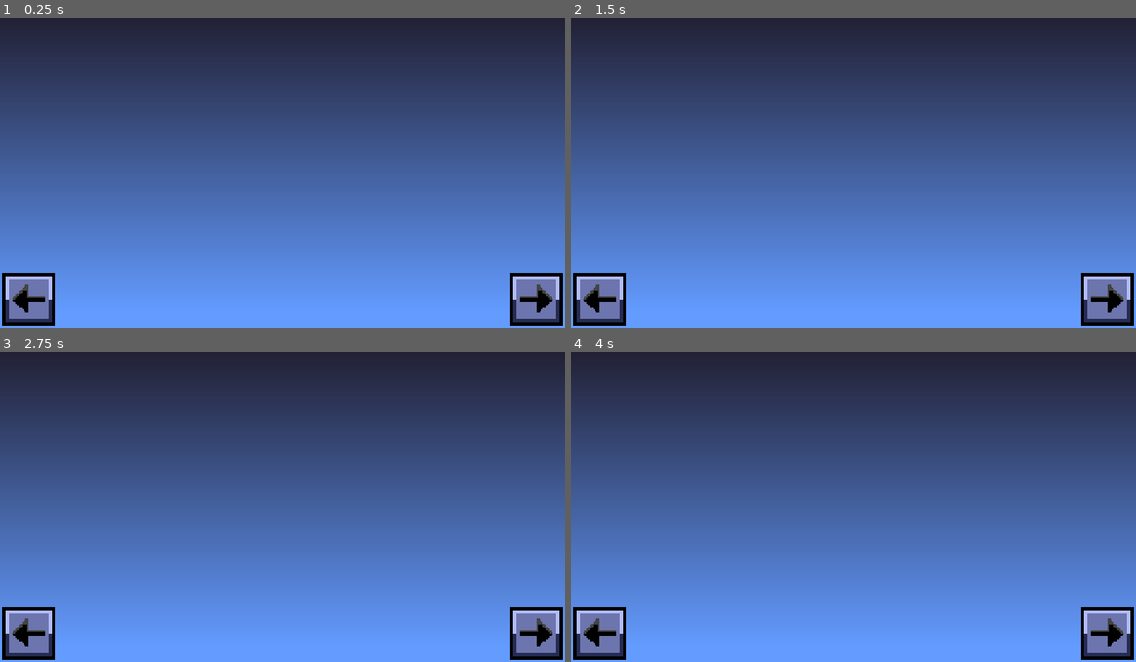
Above: before the commit, frames 1-4 (two rows, left to right).
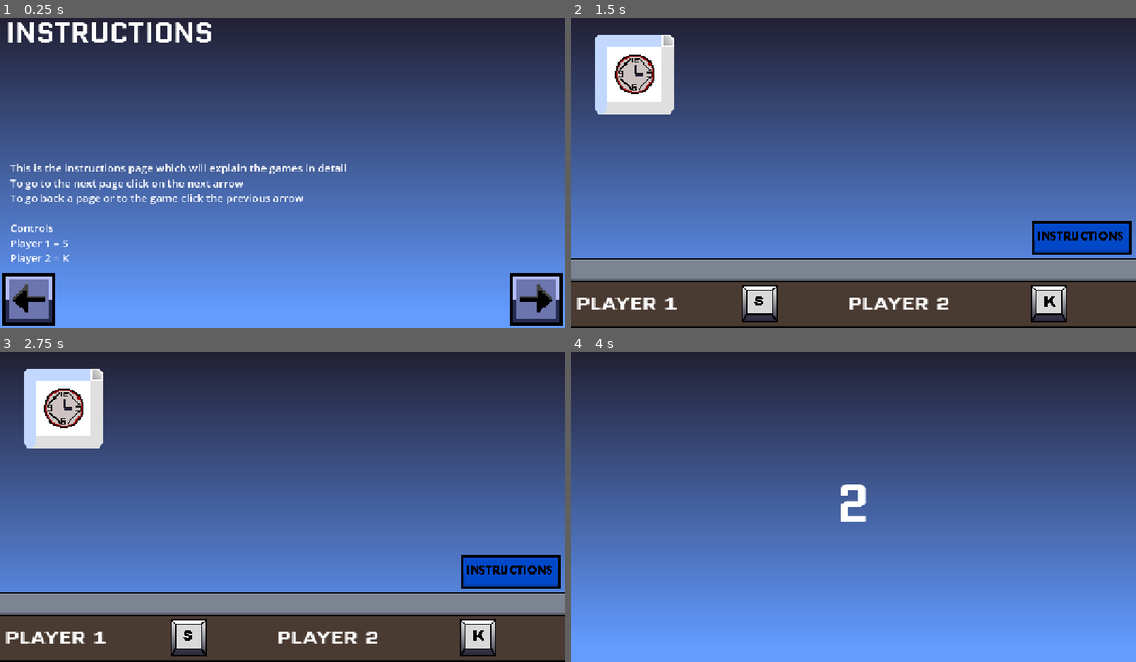
Above: after the commit, the same moments.

Repository: d3V-E/Split
Game: Godot game, scene res://scenes/instructions.tscn
The game is run twice, just before and just after one commit, with the same random seed, the same clock (stepped at 60 frames per second) and the same inputs. The project has no main scene, so this scene is started directly.
Inputs (mouse positions are in pixels of both pictures, inside the frame that each line leads up to):
- Up to frame 1 (0.25 s): no input
- Up to frame 2 (1.5 s): click (599, 300) at 0.5 s; click (1107, 300) at 1.27 s
- Up to frame 3 (2.75 s): click (536, 634) at 2.02 s
- Up to frame 4 (4 s): click (633, 407) at 2.77 s; tap Enter at 3.5 s; move the mouse to (977, 488) at 3.52 s; hold Right from 3.53 s (still down); hold S (Player 1) from 3.53 s (still down); click (977, 488) at 3.67 s; tap K (Player 2) at 3.8 s

The runs differ from the first frame. In frame 1, 3.1% of the frame differs, in the area x 1-62%, y 1-80%; in frame 2, 28%, in the area x 0-100%, y 5-100%; in frame 3, 28%; in frame 4, 3.5%.

Commit message:
Update 6

Diff:
--- a/scenes/instructions.tscn
+++ b/scenes/instructions.tscn
@@ -4,6 +4,10 @@
 [ext_resource type="Texture2D" uid="uid://ky8t730uvc8k" path="res://assets/Main Background.png" id="1_nisbi"]
 [ext_resource type="Texture2D" uid="uid://dnd7y070blsvx" path="res://assets/Next.png" id="2_njqp3"]
 [ext_resource type="Texture2D" uid="uid://bcyss1beb0n38" path="res://assets/Previous.png" id="4_r7su1"]
+[ext_resource type="FontFile" uid="uid://dhj36d4fxcvbv" path="res://assets/fonts/Quantico-Bold.ttf" id="5_r7su1"]
+[ext_resource type="Texture2D" uid="uid://xqnjdhuua8ck" path="res://assets/Time Holder.png" id="6_2n4j6"]
+[ext_resource type="Texture2D" uid="uid://baostvbv7foh6" path="res://assets/Line Holder.png" id="7_olnwl"]
+[ext_resource type="Texture2D" uid="uid://c4i3chyqpcfnn" path="res://assets/Quick Holder.png" id="8_i5xgr"]
 
 [node name="Instructions" type="Node2D" unique_id=1474851264]
 script = ExtResource("1_c00ax")
@@ -29,3 +33,46 @@
 offset_bottom = 715.0
 texture_normal = ExtResource("4_r7su1")
 stretch_mode = 0
+
+[node name="Info" type="RichTextLabel" parent="Canvas" unique_id=1181825701]
+anchors_preset = 4
+anchor_top = 0.5
+anchor_bottom = 0.5
+offset_left = 23.0
+offset_top = -20.0
+offset_right = 1258.0
+offset_bottom = 223.0
+grow_vertical = 2
+theme_override_font_sizes/normal_font_size = 24
+text = "This is the instructions page which will explain the games in detail
+To go to the next page click on the next arrow
+To go back a page or to the game click the previous arrow"
+
+[node name="Header" type="RichTextLabel" parent="Canvas" unique_id=506669053]
+offset_left = 14.0
+offset_top = 2.0
+offset_right = 1249.0
+offset_bottom = 145.0
+theme_override_fonts/normal_font = ExtResource("5_r7su1")
+theme_override_font_sizes/normal_font_size = 64
+text = "INSTRUCTIONS"
+
+[node name="TimeHolder" type="Sprite2D" parent="Canvas" unique_id=1081875537]
+position = Vector2(144, 210)
+scale = Vector2(2.734375, 2.734375)
+texture = ExtResource("6_2n4j6")
+
+[node name="NeedleHolder" type="Sprite2D" parent="Canvas" unique_id=1199208628]
+position = Vector2(144, 210)
+scale = Vector2(2.734375, 2.734375)
+texture = ExtResource("7_olnwl")
+
+[node name="QuickHolder" type="Sprite2D" parent="Canvas" unique_id=1311104372]
+position = Vector2(144, 210)
+scale = Vector2(2.734375, 2.734375)
+texture = ExtResource("8_i5xgr")
+
+[connection signal="button_down" from="Canvas/Next" to="." method="_on_next_button_down"]
+[connection signal="button_up" from="Canvas/Next" to="." method="_on_next_button_up"]
+[connection signal="button_down" from="Canvas/Previous" to="." method="_on_previous_button_down"]
+[connection signal="button_up" from="Canvas/Previous" to="." method="_on_previous_button_up"]
--- a/scenes/main_game.tscn
+++ b/scenes/main_game.tscn
@@ -6,7 +6,7 @@
 [ext_resource type="FontFile" uid="uid://dhj36d4fxcvbv" path="res://assets/fonts/Quantico-Bold.ttf" id="3_ipu61"]
 [ext_resource type="Texture2D" uid="uid://cimyqu4u3cutw" path="res://assets/S Key.png" id="4_ygxny"]
 [ext_resource type="Texture2D" uid="uid://bmdq2gr8hbaaj" path="res://assets/K Key.png" id="5_wi4c7"]
-[ext_resource type="Texture2D" uid="uid://deuiaywymgebl" path="res://assets/Place Holder.png" id="6_ygxny"]
+[ext_resource type="Texture2D" uid="uid://xqnjdhuua8ck" path="res://assets/Time Holder.png" id="7_70vka"]
 [ext_resource type="Texture2D" uid="uid://b4ysntwnmocwh" path="res://assets/2.png" id="8_70vka"]
 
 [sub_resource type="Animation" id="Animation_70vka"]
@@ -131,7 +131,7 @@
 offset_top = 54.0
 offset_right = 234.0
 offset_bottom = 234.0
-texture_normal = ExtResource("6_ygxny")
+texture_normal = ExtResource("7_70vka")
 stretch_mode = 0
 
 [node name="Instructions" type="TextureButton" parent="Main Game Canvas" unique_id=521959474]
--- a/scripts/instructions.gd
+++ b/scripts/instructions.gd
@@ -1,11 +1,118 @@
 extends Node2D
 
 
-# Called when the node enters the scene tree for the first time.
-func _ready() -> void:
-	pass # Replace with function body.
+@onready var next: TextureButton = $Canvas/Next
+@onready var back:TextureButton = $Canvas/Previous
+@onready var time = $Canvas/TimeHolder
+@onready var needle = $Canvas/NeedleHolder
+@onready var quick = $Canvas/QuickHolder
 
 
-# Called every frame. 'delta' is the elapsed time since the previous frame.
-func _process(delta: float) -> void:
-	pass
+
+var page = 1
+
+func _ready():
+	next.pivot_offset = next.size / 2
+	back.pivot_offset = back.size / 2
+	s1()
+
+
+
+
+
+
+
+func _on_next_button_down():
+	var tween = get_tree().create_tween()
+	tween.tween_property(next , "scale" , Vector2(.9 ,.9), .1)
+
+
+
+
+func _on_next_button_up():
+	var tween = get_tree().create_tween()
+	tween.tween_property(next , "scale" , Vector2(1, 1), .1)
+	page += 1
+	if page == 2:
+		s2()
+	elif page == 3:
+		s3()
+	elif page == 4:
+		s4()
+
+
+
+
+
+func _on_previous_button_down():
+	var tween = get_tree().create_tween()
+	tween.tween_property(back , "scale", Vector2(.9 ,.9), .1)
+
+
+
+
+
+func _on_previous_button_up():
+	var tween = get_tree().create_tween()
+	tween.tween_property(back , "scale" , Vector2(1 , 1), .1)
+	page -= 1
+	if page == 0:
+		get_tree().change_scene_to_file("res://scenes/main_game.tscn")
+	elif page == 1:
+		s1()
+	elif page == 2:
+		s2()
+	elif page == 3:
+		s3()
+	elif page == 4:
+		s4()
+
+
+
+
+func s1():
+	time.visible = false
+	needle.visible = false
+	quick.visible = false
+	next.visible = true
+	$Canvas/Header.text = "INSTRUCTIONS"
+	$Canvas/Info.text = "This is the instructions page which will explain the games in detail
+To go to the next page click on the next arrow
+To go back a page or to the game click the previous arrow
+
+Controls
+Player 1 = S
+Player 2 = K"
+
+
+
+func s2():
+	time.visible = true
+	needle.visible = false
+	quick.visible = false
+	next.visible = true
+	$Canvas/Header.text = "Timer Game"
+	$Canvas/Info.text = "In this game there is a time given and the player who clicks their control nearest to the time given wins
+The one with the least time difference wins
+Do not click early or before the animation of the timer being hidden else it wont count or may result in a worse score"
+
+
+func s3():
+	time.visible = false
+	needle.visible = true
+	quick.visible = false
+	next.visible = true
+	$Canvas/Header.text = "Green Bar Game"
+	$Canvas/Info.text = "Use the player controls to click when the needle is on the green indicator space on the bar
+First to 10 wins
+Click only when the needle is on the green bar to score points"
+
+
+func s4():
+	time.visible = false
+	needle.visible = false
+	quick.visible = true
+	next.visible = false
+	$Canvas/Header.text = "Quick Shot"
+	$Canvas/Info.text = "Shoot when the text changes to draw and it takes a bit for the animation to finish
+Shoot when the countdown reaches draw (Faster reaction wins)"
Binary file added: assets/Line Holder.png
Not shown, added: assets/Line Holder.png.import
Binary file added: assets/Quick Holder.png
Not shown, added: assets/Quick Holder.png.import
Binary file added: assets/Time Holder.png
Not shown, added: assets/Time Holder.png.import
